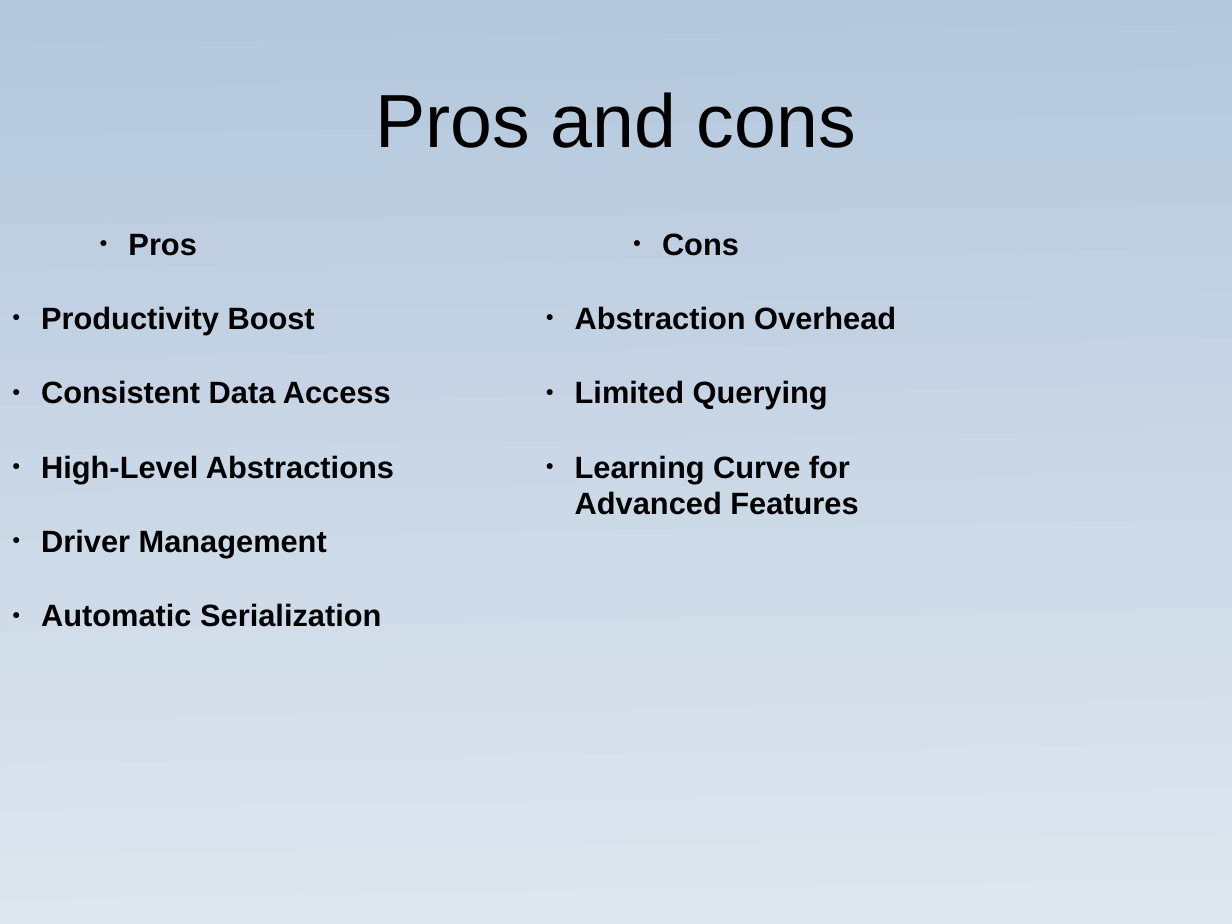
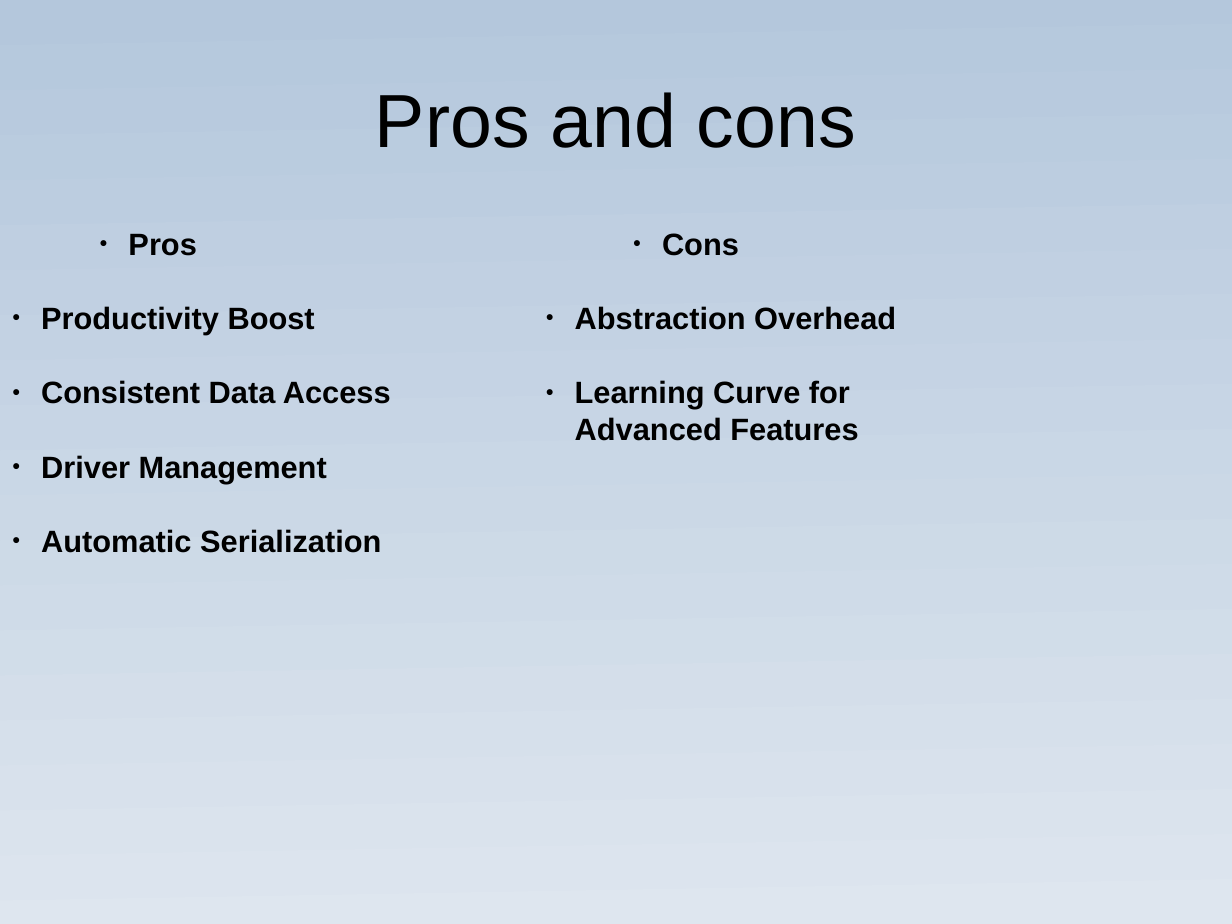
Before and after one commit to JoaoGuilhermedeSa/spring-data-redis, a slide deck: slide 16 of spring_data_redis_presentation_with_code.pptx (slide 15 before the commit). Drawn at 1232x924 pixels with LibreOffice and Linux fonts; fonts in the diff are those of the drawing. Boxes give left, top, right and bottom in pixels: in the first picture for what was removed or moved away, otherwise in the second. Text is boxed around its words. In the diff, an @@ line names an element or a change of style, - is before the commit and + after.

```diff
--- a/spring_data_redis_presentation_with_code.pptx
+++ b/spring_data_redis_presentation_with_code.pptx
@@ text at box(575, 380, 828, 409): paragraph removed @@
-● Limited Querying
@@ text at box(41, 455, 394, 483): paragraph removed @@
-● High-Level Abstractions
```
Also in this commit, not shown: 2 other slides changed, 2 slides added, 1 slide removed, 30 other files.
